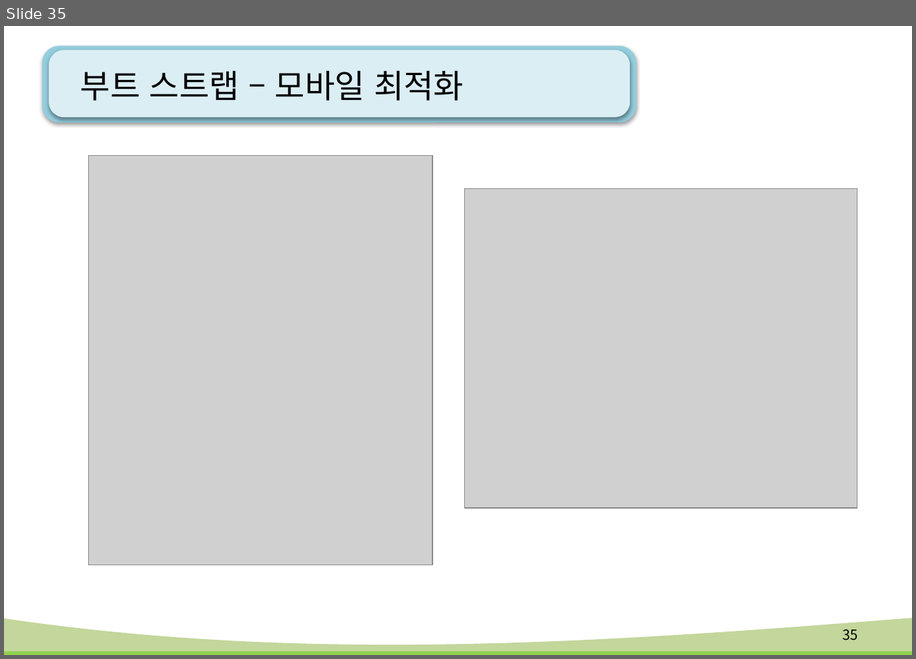
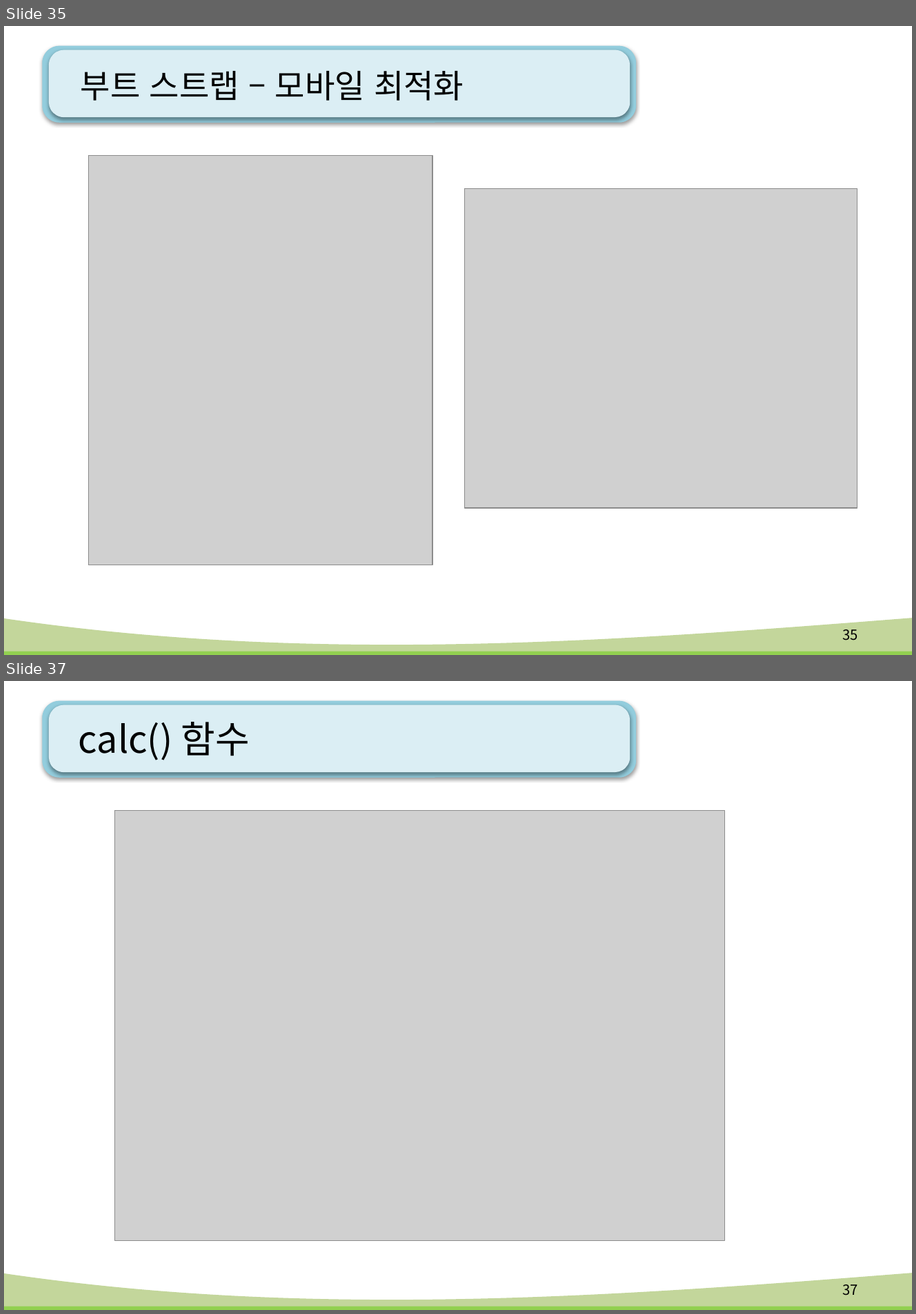
Before and after one commit to kiyongee2/green_project_web, a slide deck: html-css_ppt/12강. flex(플렉스).pptx. Shown one above the other, each under a label of ours: slide 35 before the commit, slides 35 and 37 after it; the slides between them are not shown. The pictures are 916x659 and 916x1314 pixels, drawn with LibreOffice and Linux fonts; fonts in the diff are those of the drawing; grey boxes stand for pictures; background and template pictures are left out. Boxes give left, top, right and bottom in pixels: in the first picture for what was removed or moved away, otherwise in the second. Text is boxed around its words. In the diff, an @@ line names an element or a change of style, - is before the commit and + after.

```diff
--- a/html-css_ppt/12강. flex(플렉스).pptx
+++ b/html-css_ppt/12강. flex(플렉스).pptx
@@ slide 37 added at box(4, 681, 912, 1310), background #FFFFFF; not listed: 4 template elements that a slide beside it also shows @@
@@ title added at box(79, 722, 250, 760), 32 pt, text #000000 @@
+calc() 함수
@@ picture added at box(114, 811, 725, 1241) @@
@@ page number added at box(843, 1284, 858, 1295), 12 pt, text #000000 @@
+37
```
Also in this commit, not shown: 2 other slides added, 9 other files.
